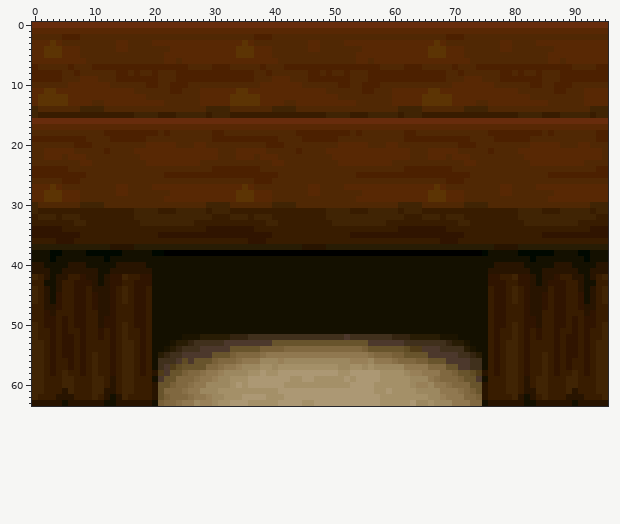
Sprite sheet, stored at enginefx/textures-32/pack009/pedestal_wooden.png. The picture above was drawn from the file before the commit.
The file is 96x64 pixels. Colours within 5 levels of each other are drawn and written as one.
Now the later version:
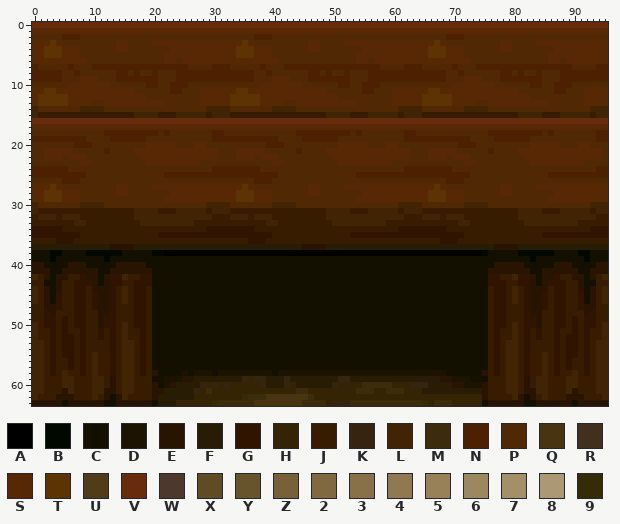
Palette (. is transparent): A #000000  B #000800  C #141000  D #1c1400  E #281400  F #281c04  G #301400  H #342404  J #381c00  K #342410  L #402404  M #3c2c0c  N #4c2000  P #502804  Q #483410  R #40301c  S #582804  T #5c3404  U #503c18  V #682c0c  W #4c382c  X #604c24  Y #68542c  Z #786038  2 #806840  3 #887048  4 #907850  5 #988058  6 #9c8860  7 #a49068  8 #ac9874  9 #342c04
From the commit log: Updated all pedestal_wooden All pedestal_wooden (underside of Guard Post) has the texture000 texture, these have been edited and corrected.
Change:
@@ x 19..76 @@
 51 JCCCCCCCCCCCCCCCCCCCCCCCCCCCCCCCCCCCCCCCCCCCCCCCCCCCCCCCCJ
-52 JCCCCCDDDFFFFFKKKRRRRRRRRRRRRRRRRWRRRRRRRKKKFFFFFDDDCCCCCJ
-53 JCCCDFFKRRRRRWWWWWWWWYYYYYYYYYYYYYYYYWWWWWWRRRRRRRKFFDCCCJ
-54 JCCDFKRRRWWWWWYYYYYZZZZ2222222222222ZYYYYYYXUUWWWRRRRFDCCJ
-55 JCFKRRWWWWWYYYZ22223444444444444444443222ZZYYYYWWWWWRRKFCJ
-56 JCRRRWXWYYYZ222344466656666666666655564443222ZZYYYWWWWRRCJ
-57 JCRWUXYYYY2234456667767777777777667767666664444222YYWWRRCJ
-58 JEUWYYZ22344566667787788888888887788888777765544422ZYYXUEJ
-59 JCWYY22234456677788888887788777778788887777766643222ZYYWCJ
-60 JEYYZ2234466667878888887777777777788887777776556443222YYEJ
-61 JEY222344666777777777788888888888888887787777666644432ZYEJ
-62 JEYZ222344566777888877788888888888888887777777766544422ZEJ
-63 ECZ22344655677888777778888778888888888877777866766644422CE
+52 JCCCCCCCCCCCCCCCCCCCCCCCCCCCCCCCCCCCCCCCCCCCCCCCCCCCCCCCCJ
+53 JCCCCCCCCCCCCCCCCCCCCCCCCCCCCCCCCCCCCCCCCCCCCCCCCCCCCCCCCJ
+54 JCCCCCCCCCCCCCCCCCCCCCCCCCCCCCCCCCCCCCCCCCCCCCCCCCCCCCCCCJ
+55 JCCCCCCCCCCCCCCCCCCCCCCCCCCCCCCCCCCCCCCCCCCCCCCCCCCCCCCCCJ
+56 JCCCCCCCCCCCCCCCCCCCCCCCCCCCCCCCCCCCCCCCCCCCCCCCCCCCCCCCCJ
+57 JCCCCCCCCCCCCCCCCCCCCCCCCCCCCCCCCCCCCCCCCCCCCCCCCCCCCCCCCJ
+58 JECCCCDCDDDCDDDDDDDDDCDDDDDDDDDDDDDDDDDDDDDDDDDDDDCCCCCCEJ
+59 JCCDDDEEFFFFFFFFKHKKFFFKFFFFFFFFKKFFFFFFFFFFFFFFFEEDDDCCCJ
+60 JECDEFFFFKHKHKHHHHHKFFFKHFFFFFFKHHHHMMMMMHHHKKKFFFFEEDDDEJ
+61 JEEFFFFFKHMHHHHHHHHHHHHHHMMHHHHHHHHMMMHHMMMHHHFFFFFFFFFFEJ
+62 JEFFFFFFHHHHHHHH9MMMQQQQQQQMHHHHHHHHHHHHHHHHHHHHHHHHHHHHEJ
+63 ECFFFHHHHHH9MMMMMMQQQQQQQQMMMMHKKKMMMMMMMMMMMM9HMMMHHHHHCE
